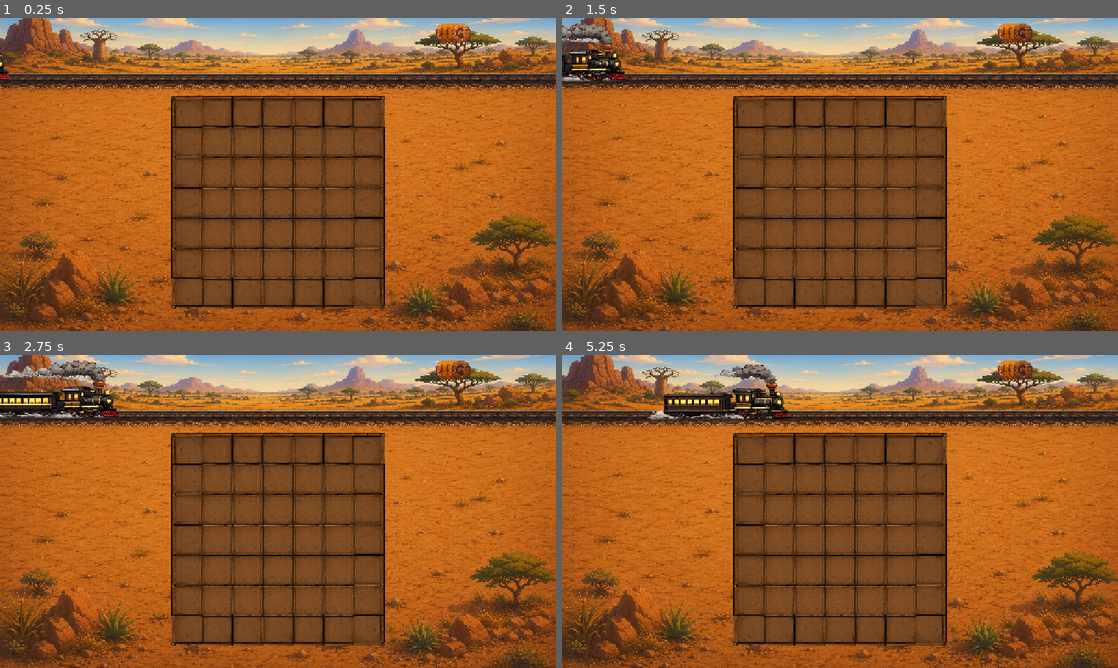
Above: before the commit, frames 1-4 (two rows, left to right).
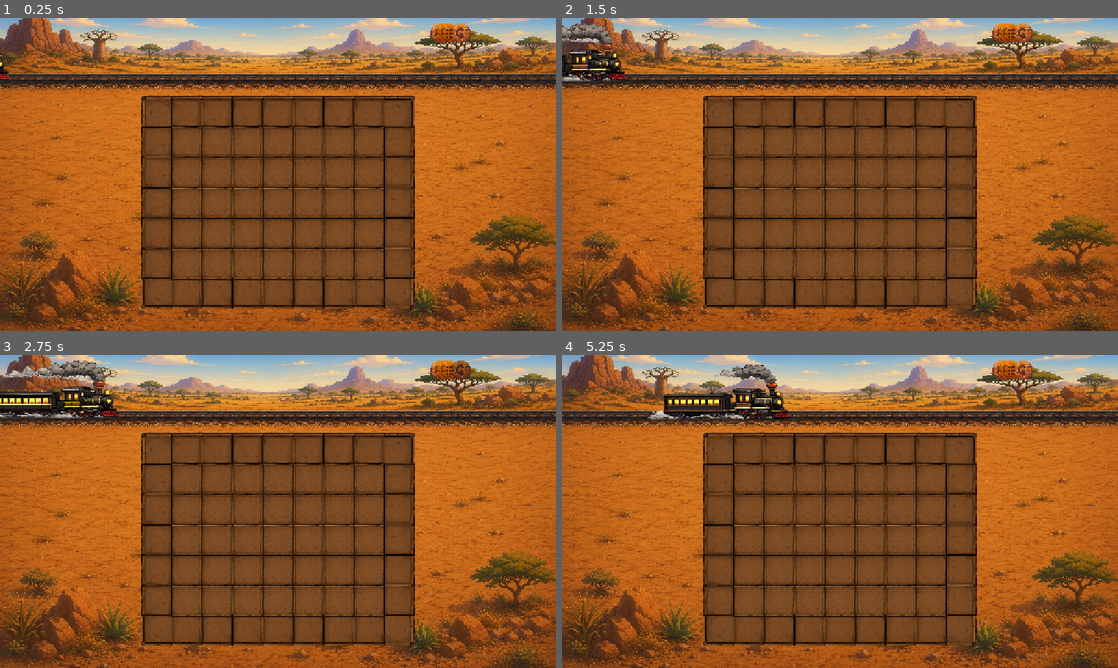
Above: after the commit, the same moments.

Repository: SaraFreitas-dev/Sabotage-Express
Game: Godot game, scene res://src/level_base.tscn
Same seed, same stepped clock (60 frames per second), same inputs: the game is played once before the commit and once after it.
Inputs (mouse positions are in pixels of both pictures, inside the frame that each line leads up to; where the layout moved, square brackets give the same spot in the first picture):
- Up to frame 1 (0.25 s): no input
- Up to frame 2 (1.5 s): click (1001, 33) [1006, 33] at 0.5 s; click (1006, 33) [1012, 33] at 1.25 s
- Up to frame 3 (2.75 s): click (450, 370) [455, 370] at 2 s
- Up to frame 4 (5.25 s): click (1023, 370) at 2.75 s; click (1023, 370) at 3.5 s; click (1023, 370) at 4.25 s; click (1006, 370) [1012, 370] at 5 s

The runs differ from the first frame. In frame 1, 8.3% of the frame differs, in the area x 25-83%, y 1-93%; in frame 2, 8.5%, in the area x 25-85%, y 1-93%; in frame 3, 8.3%; in frame 4, 8.5%.

Commit message:
added buttons - only the music one is working

Diff:
--- a/level_manager.gd
+++ b/level_manager.gd
@@ -4,6 +4,7 @@
 var current_level_data: Dictionary = {}
 var max_level: int = 3
 
+# READ JSON LEVEL
 signal level_loaded(data: Dictionary)
 
 func load_level(level_number: int):
--- /dev/null
+++ b/src/cable_panel.gd
@@ -0,0 +1,11 @@
+extends Node2D
+
+
+# Called when the node enters the scene tree for the first time.
+func _ready() -> void:
+	pass # Replace with function body.
+
+
+# Called every frame. 'delta' is the elapsed time since the previous frame.
+func _process(delta: float) -> void:
+	pass
--- /dev/null
+++ b/src/info_button.gd
@@ -0,0 +1,20 @@
+extends TextureButton
+
+
+func _ready():
+	pressed.connect(_on_pressed)
+	mouse_entered.connect(_on_hover)
+	mouse_exited.connect(_on_unhover)
+
+
+func _on_pressed():
+	pass
+
+func _on_hover():
+	var tween = create_tween()
+	tween.tween_property(self, "modulate", Color(0.7, 0.7, 0.7), 0.08)
+
+
+func _on_unhover():
+	var tween = create_tween()
+	tween.tween_property(self, "modulate", Color(1, 1, 1), 0.15)
--- a/src/level_base.tscn
+++ b/src/level_base.tscn
@@ -5,6 +5,7 @@
 [ext_resource type="Texture2D" uid="uid://dulgfk58rgt5m" path="res://Images/floor_tiles/tile_border_corners.png" id="3_fsv82"]
 [ext_resource type="Texture2D" uid="uid://c83xvlsop8ca" path="res://Images/floor_tiles/grid_tile_edge.png" id="4_6cjsv"]
 [ext_resource type="Texture2D" uid="uid://c43cq0occej4g" path="res://Images/floor_tiles/tile.png" id="5_6umbf"]
+[ext_resource type="Script" uid="uid://dajkmy1r08h07" path="res://src/cable_panel.gd" id="6_bvd22"]
 [ext_resource type="Script" uid="uid://ygbwnon53rwv" path="res://src/train.gd" id="6_h23so"]
 [ext_resource type="Texture2D" uid="uid://ca4b8f54oyef7" path="res://Images/train/train_1.png" id="7_dlm8i"]
 [ext_resource type="Texture2D" uid="uid://brubi63h1gpkr" path="res://Images/train/train_2.png" id="8_bygqa"]
@@ -13,7 +14,10 @@
 [ext_resource type="Texture2D" uid="uid://jorkmjnpdnd3" path="res://Images/banners_and_tools/music_button.png" id="10_6cjsv"]
 [ext_resource type="Texture2D" uid="uid://bap43o76f1sa3" path="res://Images/banners_and_tools/Info_Button.png" id="12_dlm8i"]
 [ext_resource type="Texture2D" uid="uid://ctdb5jjjoi0ei" path="res://Images/banners_and_tools/Menu_Button.png" id="13_bygqa"]
+[ext_resource type="Script" uid="uid://dvcpbvy7132n2" path="res://src/info_button.gd" id="13_kuqqc"]
 [ext_resource type="Texture2D" uid="uid://ghmq15gvvb8" path="res://Images/banners_and_tools/Replay_Button.png" id="14_ax5nw"]
+[ext_resource type="Script" uid="uid://b6m463j6e1nwv" path="res://src/menu_button.gd" id="15_bvd22"]
+[ext_resource type="Script" uid="uid://cvlbp2prcgt22" path="res://src/replay_button.gd" id="17_8fado"]
 
 [sub_resource type="SpriteFrames" id="SpriteFrames_igemj"]
 animations = [{
@@ -44,6 +48,9 @@
 edge_tile = ExtResource("4_6cjsv")
 normal_tile = ExtResource("5_6umbf")
 
+[node name="Cable_Panel" type="Node2D" parent="." unique_id=1130265675]
+script = ExtResource("6_bvd22")
+
 [node name="Train" type="Node2D" parent="." unique_id=517424086]
 script = ExtResource("6_h23so")
 debug_force_show = true
@@ -60,7 +67,7 @@
 
 [node name="UI" type="CanvasLayer" parent="." unique_id=1322638533]
 
-[node name="HBoxContainer" type="HBoxContainer" parent="UI" unique_id=1409690421]
+[node name="Buttons_container" type="HBoxContainer" parent="UI" unique_id=1409690421]
 anchors_preset = 1
 anchor_left = 1.0
 anchor_right = 1.0
@@ -72,7 +79,7 @@
 size_flags_horizontal = 4
 theme_override_constants/separation = -38
 
-[node name="Music_Button" type="TextureButton" parent="UI/HBoxContainer" unique_id=49599035]
+[node name="Music_Button" type="TextureButton" parent="UI/Buttons_container" unique_id=49599035]
 custom_minimum_size = Vector2(50, 50)
 custom_maximum_size = Vector2(50, 50)
 layout_mode = 2
@@ -82,7 +89,7 @@
 stretch_mode = 5
 script = ExtResource("9_fsv82")
 
-[node name="Info_Button" type="TextureButton" parent="UI/HBoxContainer" unique_id=1620285981]
+[node name="Info_Button" type="TextureButton" parent="UI/Buttons_container" unique_id=1620285981]
 custom_minimum_size = Vector2(50, 50)
 custom_maximum_size = Vector2(50, 50)
 layout_mode = 2
@@ -90,9 +97,9 @@
 size_flags_vertical = 4
 texture_normal = ExtResource("12_dlm8i")
 stretch_mode = 5
-script = ExtResource("9_fsv82")
+script = ExtResource("13_kuqqc")
 
-[node name="Menu_Button" type="TextureButton" parent="UI/HBoxContainer" unique_id=827971901]
+[node name="Menu_Button" type="TextureButton" parent="UI/Buttons_container" unique_id=827971901]
 custom_minimum_size = Vector2(50, 50)
 custom_maximum_size = Vector2(50, 50)
 layout_mode = 2
@@ -100,9 +107,16 @@
 size_flags_vertical = 4
 texture_normal = ExtResource("13_bygqa")
 stretch_mode = 5
-script = ExtResource("9_fsv82")
+script = ExtResource("15_bvd22")
 
-[node name="Replay_Button" type="TextureButton" parent="UI/HBoxContainer" unique_id=1441463438]
+[node name="Extra_padding" type="Control" parent="UI/Buttons_container" unique_id=1048794668]
+custom_minimum_size = Vector2(50, 50)
+custom_maximum_size = Vector2(50, 50)
+layout_mode = 2
+size_flags_horizontal = 8
+size_flags_vertical = 4
+
+[node name="Replay_Button" type="TextureButton" parent="UI/Buttons_container" unique_id=1441463438]
 custom_minimum_size = Vector2(50, 50)
 custom_maximum_size = Vector2(50, 50)
 layout_mode = 2
@@ -110,4 +124,4 @@
 size_flags_vertical = 4
 texture_normal = ExtResource("14_ax5nw")
 stretch_mode = 5
-script = ExtResource("9_fsv82")
+script = ExtResource("17_8fado")
--- /dev/null
+++ b/src/menu_button.gd
@@ -0,0 +1,20 @@
+extends TextureButton
+
+
+func _ready():
+	pressed.connect(_on_pressed)
+	mouse_entered.connect(_on_hover)
+	mouse_exited.connect(_on_unhover)
+
+
+func _on_pressed():
+	pass
+
+func _on_hover():
+	var tween = create_tween()
+	tween.tween_property(self, "modulate", Color(0.7, 0.7, 0.7), 0.08)
+
+
+func _on_unhover():
+	var tween = create_tween()
+	tween.tween_property(self, "modulate", Color(1, 1, 1), 0.15)
--- /dev/null
+++ b/src/replay_button.gd
@@ -0,0 +1,20 @@
+extends TextureButton
+
+
+func _ready():
+	pressed.connect(_on_pressed)
+	mouse_entered.connect(_on_hover)
+	mouse_exited.connect(_on_unhover)
+
+
+func _on_pressed():
+	pass
+
+func _on_hover():
+	var tween = create_tween()
+	tween.tween_property(self, "modulate", Color(0.7, 0.7, 0.7), 0.08)
+
+
+func _on_unhover():
+	var tween = create_tween()
+	tween.tween_property(self, "modulate", Color(1, 1, 1), 0.15)
--- a/src/tiles_grid.gd
+++ b/src/tiles_grid.gd
@@ -20,35 +20,49 @@
 	grid_width = width
 	grid_height = height
 
+	# Clean the previous grid board
 	for child in get_children():
 		child.queue_free()
 
+	# Center the whole grid horizontally
 	var screen_width := get_viewport_rect().size.x
 	var grid_pixel_width := width * TILE_SIZE
-	var start_x := (screen_width - grid_pixel_width) / 2.0
-	var start_y := grid_y_position
+
+	position.x = (screen_width - grid_pixel_width) / 2.0
+	position.y = grid_y_position
 
 	for y in range(height):
 		for x in range(width):
 			var sprite := Sprite2D.new()
-			var tex := get_tile_texture(x, y, width, height)
-			sprite.texture = tex
+			sprite.texture = get_tile_texture(x, y, width, height)
 			sprite.rotation_degrees = get_tile_rotation(x, y, width, height)
 
-			# escala calculada por textura, força sempre TILE_SIZE x TILE_SIZE exato
+			var texture_size := sprite.texture.get_size()
 			sprite.scale = Vector2(
-				float(TILE_SIZE) / tex.get_width(),
-				float(TILE_SIZE) / tex.get_height()
+				float(TILE_SIZE) / texture_size.x,
+				float(TILE_SIZE) / texture_size.y
 			)
 
+			# Position by center of each cell, local to Tiles_grid
 			sprite.position = Vector2(
-				start_x + x * TILE_SIZE + TILE_SIZE / 2,
-				start_y + y * TILE_SIZE + TILE_SIZE / 2
+				x * TILE_SIZE + TILE_SIZE / 2,
+				y * TILE_SIZE + TILE_SIZE / 2
 			)
+
 			add_child(sprite)
 
 
+# To center the grid alongside the cables panel
+func get_grid_size() -> Vector2:
+	return Vector2(grid_width * TILE_SIZE, grid_height * TILE_SIZE)
+
+
+func get_grid_center_global() -> Vector2:
+	return global_position + get_grid_size() / 2.0
+
+
 func get_tile_texture(x: int, y: int, w: int, h: int) -> Texture2D:
+	# Choose the correct image depending on the location of the grid
 	var is_left := x == 0
 	var is_right := x == w - 1
 	var is_top := y == 0
@@ -70,7 +84,7 @@
 	var is_top := y == 0
 	var is_bottom := y == h - 1
 
-	# Corners
+	# Corners - Rotate images if needed
 	# tile_border_corners.png = top-left corner
 	if is_top and is_left:
 		return 0.0
@@ -81,7 +95,7 @@
 	if is_bottom and is_left:
 		return 270.0
 
-	# Edges
+	# Edges - Rotate images if needed
 	# grid_tile_edge.png = left edge
 	if is_left:
 		return 0.0
@@ -98,4 +112,4 @@
 
 # For tests only !!!! While there is no JSON
 func _ready() -> void:
-	build_grid(7, 7)
+	build_grid(9, 7)
Binary file added: Images/Characters/Honey_Badger/honey_badger1.png
Not shown, added: Images/Characters/Honey_Badger/honey_badger1.png.import
Binary file added: Images/Characters/Honey_Badger/honey_badger2.png
Not shown, added: Images/Characters/Honey_Badger/honey_badger2.png.import
Binary file added: Images/Characters/Honey_Badger/honey_badger3.png
Not shown, added: Images/Characters/Honey_Badger/honey_badger3.png.import
Binary file added: Images/Characters/Honey_Badger/honey_badger4.png
Not shown, added: Images/Characters/Honey_Badger/honey_badger4.png.import
Binary file added: Images/Characters/Honey_Badger/honey_badger5.png
Not shown, added: Images/Characters/Honey_Badger/honey_badger5.png.import
Binary file added: Images/Characters/Honey_Badger/honey_badger6.png
Not shown, added: Images/Characters/Honey_Badger/honey_badger6.png.import
(and 4 more such lines)
